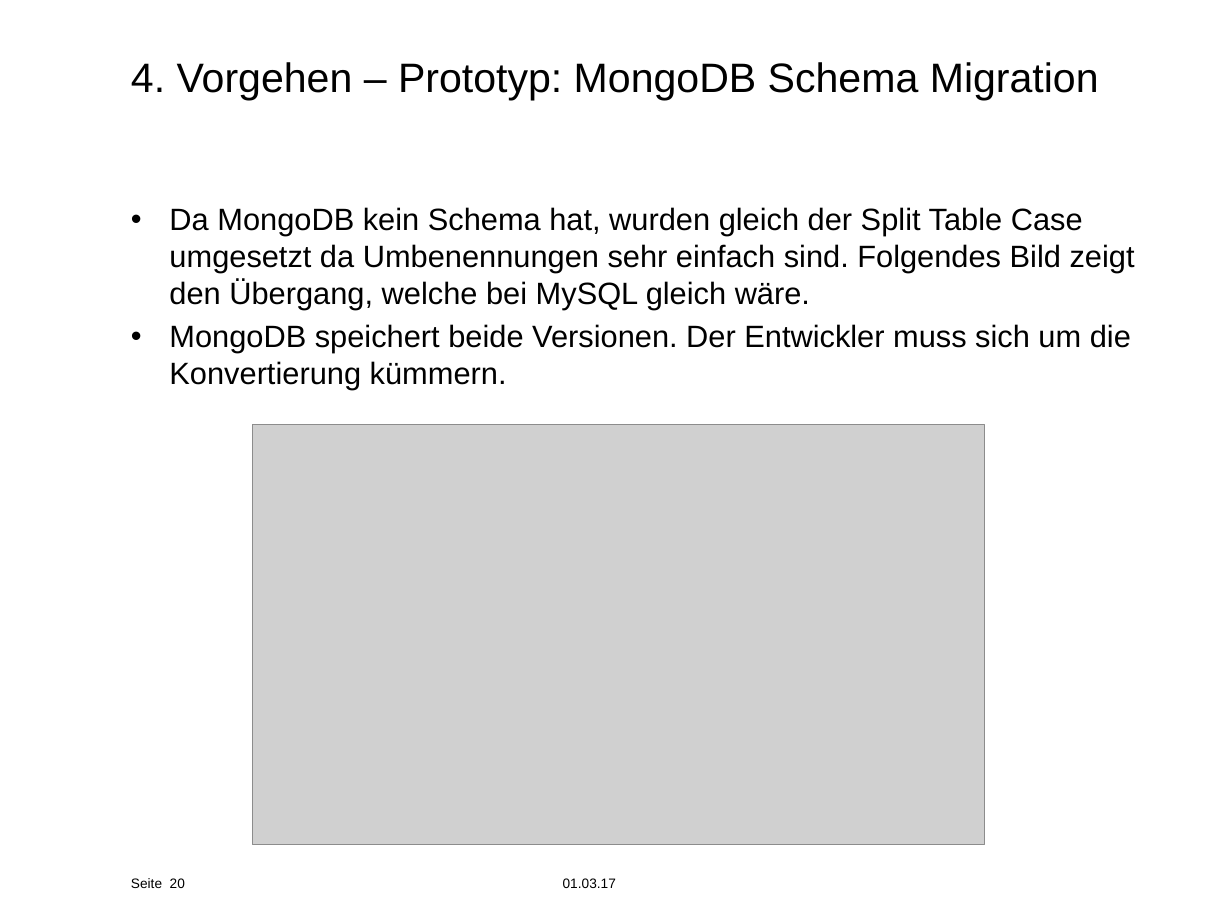
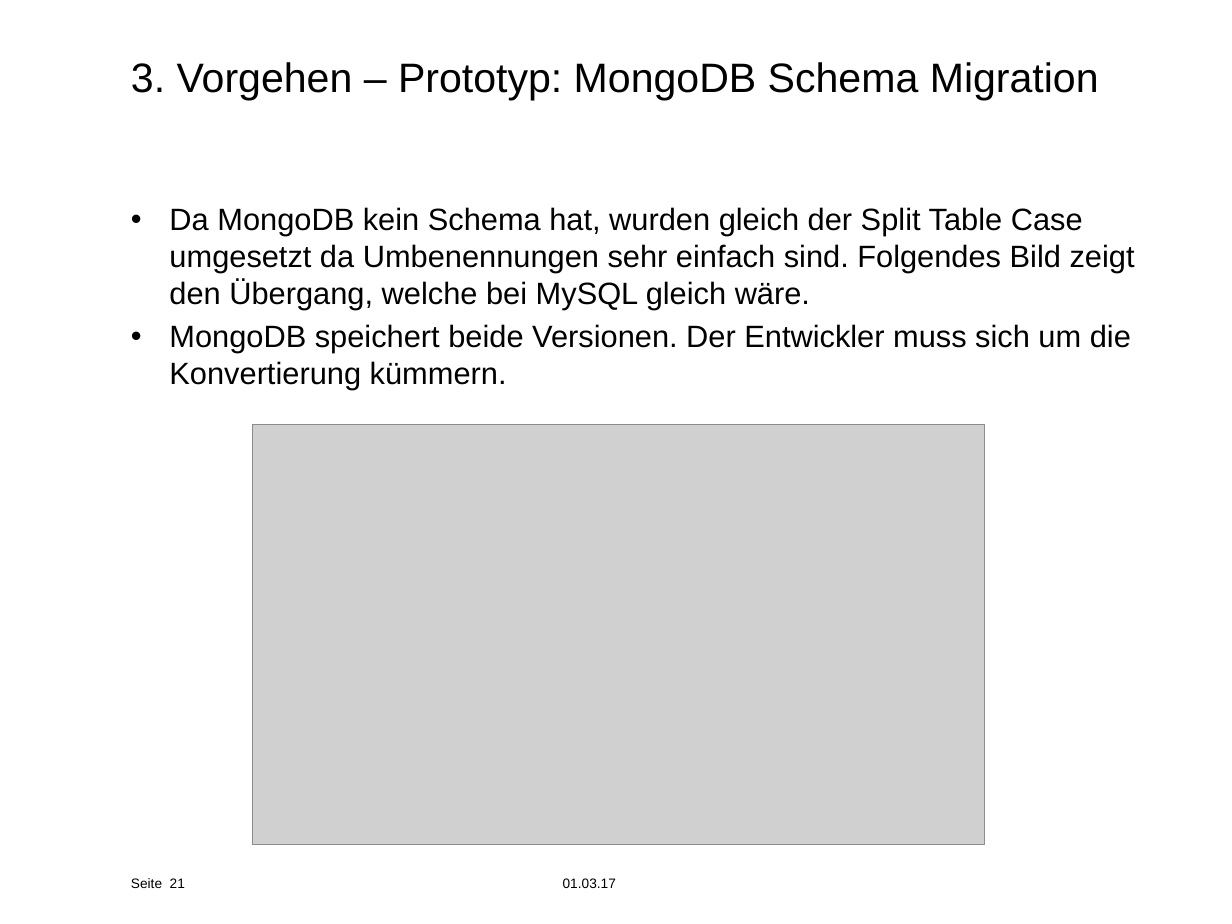
Before and after one commit to effusion/masterthesis, a slide deck: slide 21 of masterthesis_presentation.pptx (slide 20 before the commit). Drawn at 1232x924 pixels with LibreOffice and Linux fonts; fonts in the diff are those of the drawing; grey boxes stand for pictures; background and template pictures are left out. Boxes give left, top, right and bottom in pixels: in the first picture for what was removed or moved away, otherwise in the second. Text is boxed around its words. In the diff, an @@ line names an element or a change of style, - is before the commit and + after.

```diff
--- a/masterthesis_presentation.pptx
+++ b/masterthesis_presentation.pptx
@@ title at [131,62,1099,100]: text changed @@
-4. Vorgehen – Prototyp: MongoDB Schema Migration
+3. Vorgehen – Prototyp: MongoDB Schema Migration
@@ page number at [170,878,185,888]: text changed @@
-20
+21
```
Also in this commit, not shown: 23 other slides changed, 7 slides added, 1 slide removed, 2 other files.
